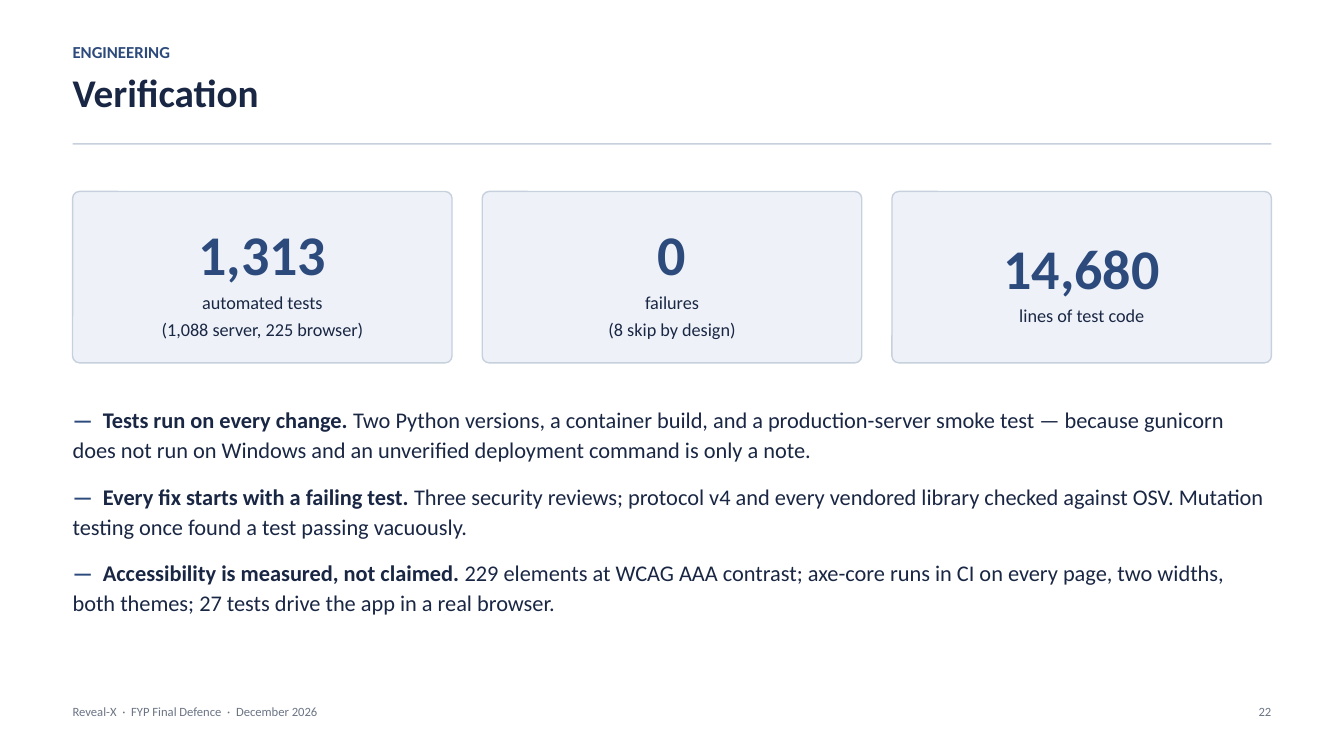
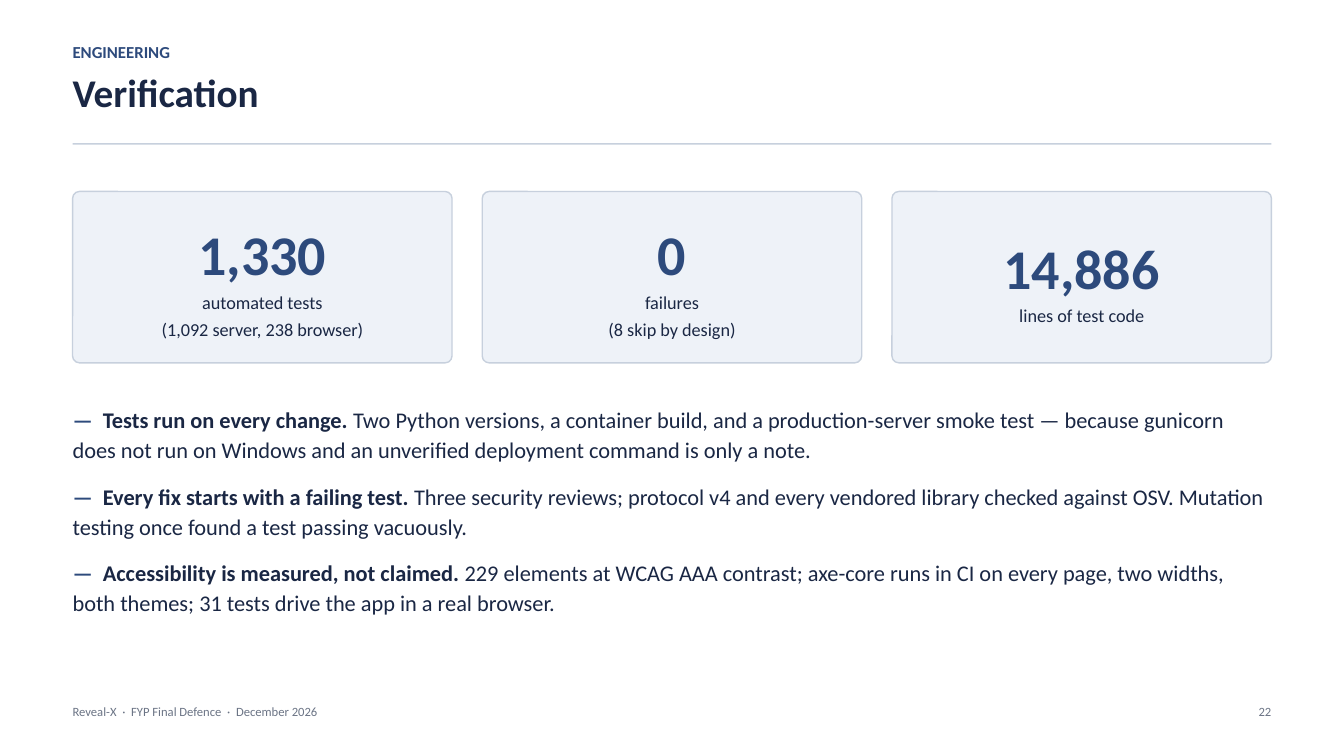
Before and after one commit to 1337PAIN/Reveal-X-chat, a slide deck: slide 22 of Reveal-X_FYP_Presentation.pptx. Drawn at 1344x756 pixels with LibreOffice and Linux fonts; fonts in the diff are those of the drawing. Boxes give left, top, right and bottom in pixels: in the first picture for what was removed or moved away, otherwise in the second. Text is boxed around its words. In the diff, an @@ line names an element or a change of style, - is before the commit and + after.

Commit message:
Bring the FYP report and deck counts up to the image share redesign
Regenerated: 1,092 server, 238 browser and 31 end-to-end tests, suite
runtime and lines of code.

```diff
--- a/Reveal-X_FYP_Presentation.pptx
+++ b/Reveal-X_FYP_Presentation.pptx
@@ text in rounded rectangle at <box>162,238,363,339</box>: text changed @@
-1,313
-automated tests
-(1,088 server, 225 browser)
+1,330
+automated tests
+(1,092 server, 238 browser)
@@ text in rounded rectangle at <box>1004,250,1160,297</box>: text changed @@
-14,680
+14,886
@@ text at <box>73,565,1223,615</box>: text changed @@
-— Accessibility is measured, not claimed. 229 elements at WCAG AAA contrast; axe-core runs in CI on every page, two widths, both themes; 27 tests drive the app in a real browser.
+— Accessibility is measured, not claimed. 229 elements at WCAG AAA contrast; axe-core runs in CI on every page, two widths, both themes; 31 tests drive the app in a real browser.
```
Also in this commit, not shown: 1 other slide changed, 3 other files.
